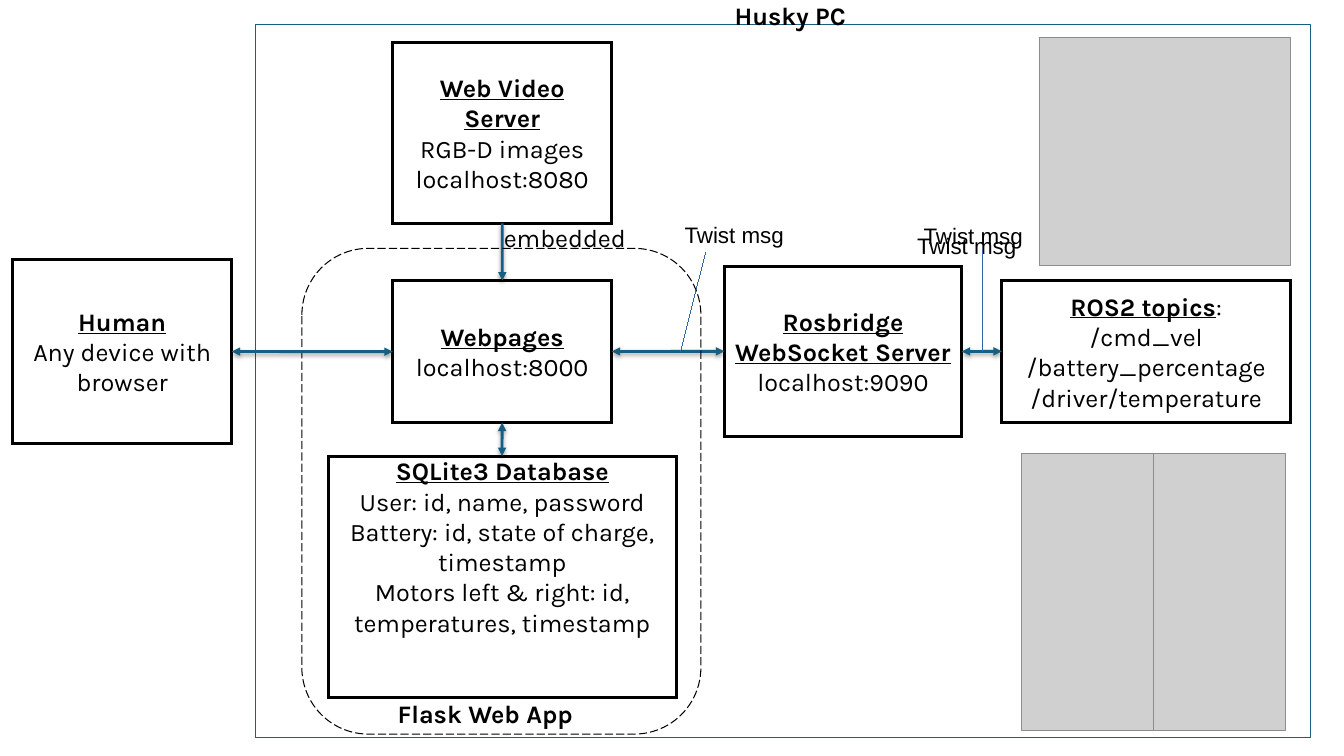
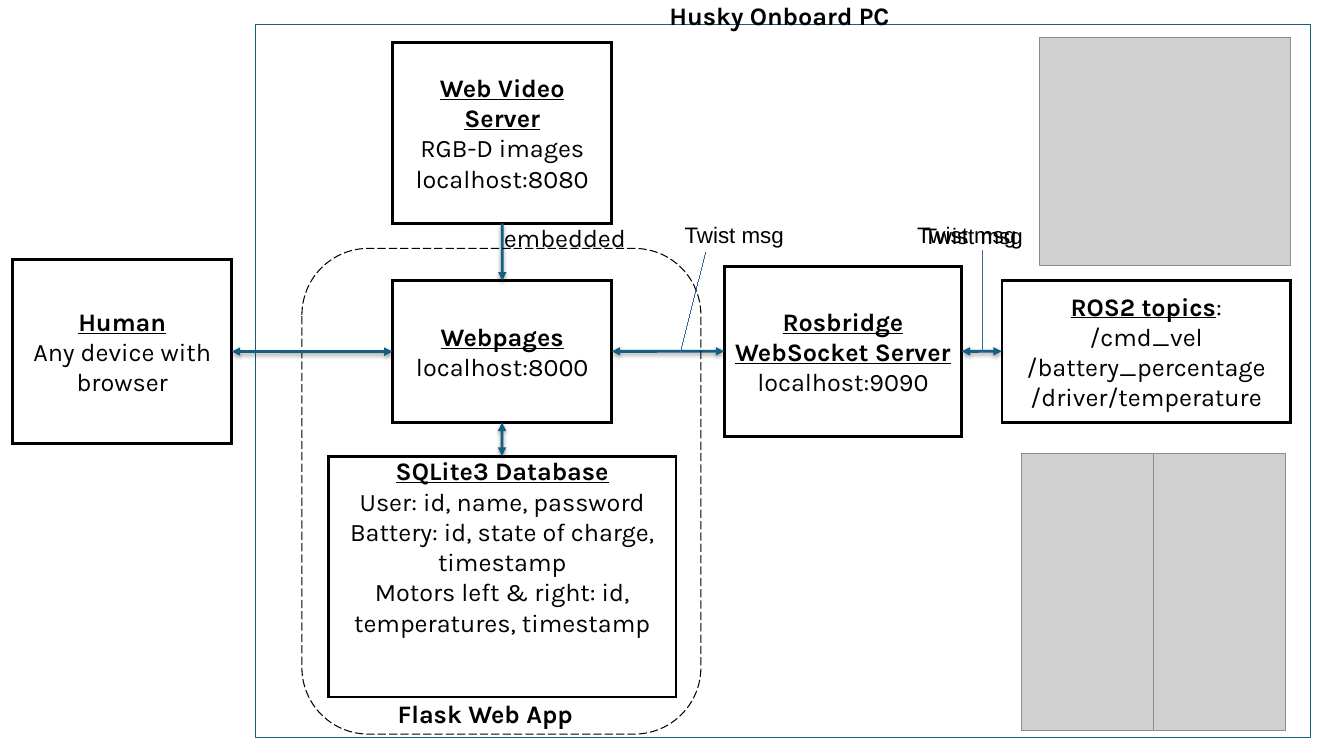
Before and after one commit to TKL01/IEEE-Telepresence-Draft, a slide deck: slide 1 of images/ROS_Web_App_Architecture.pptx. Drawn at 1344x756 pixels with LibreOffice and Linux fonts; fonts in the diff are those of the drawing; grey boxes stand for pictures. Boxes give left, top, right and bottom in pixels: in the first picture for what was removed or moved away, otherwise in the second. Text is boxed around its words. In the diff, an @@ line names an element or a change of style, - is before the commit and + after.

```diff
--- a/images/ROS_Web_App_Architecture.pptx
+++ b/images/ROS_Web_App_Architecture.pptx
@@ text at [669, 7, 890, 31]: text changed @@
-Husky PC
+Husky Onboard PC
@@ text "Twist msg" rewrapped from [917, 236, 968, 255] to [917, 226, 1023, 249] @@
```
Also in this commit, not shown: 13 other files.
